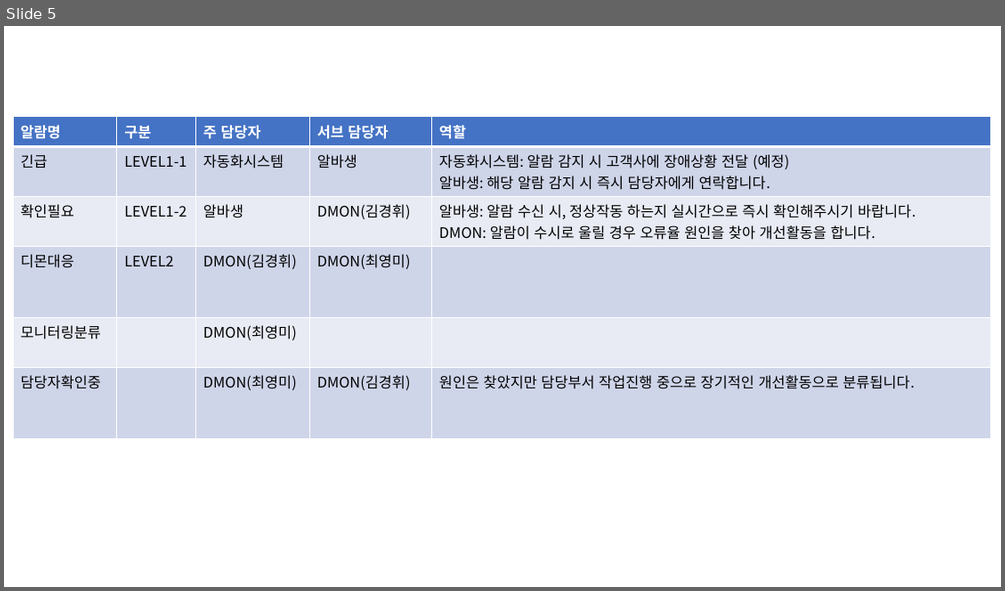
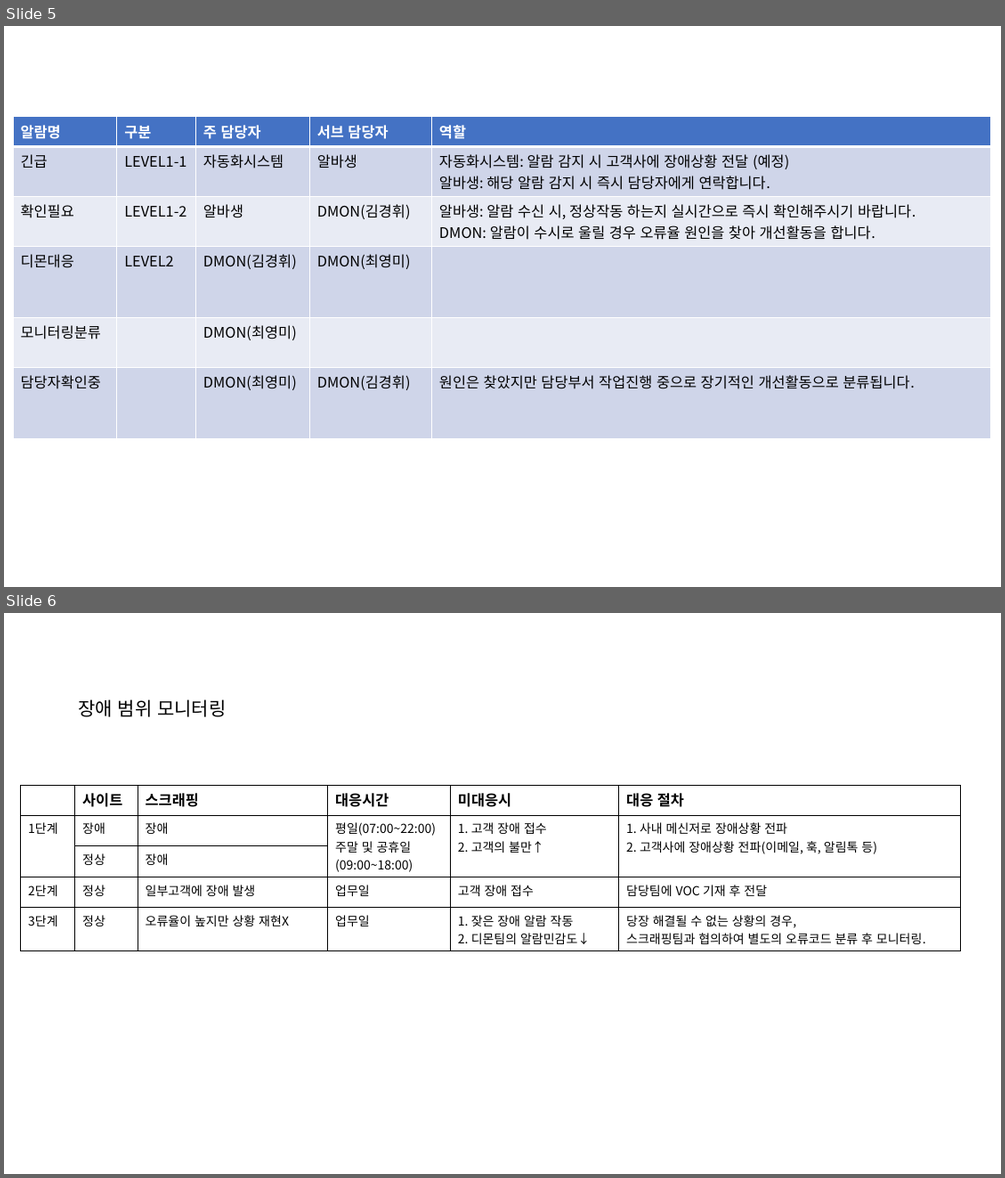
Before and after one commit to kwicmanual/kwicmanual.github.io, a slide deck: 매뉴얼.pptx. Shown one above the other, each under a label of ours: slide 5 before the commit, slides 5 and 6 after it. The pictures are 1005x591 and 1005x1178 pixels, drawn with LibreOffice and Linux fonts; fonts in the diff are those of the drawing. Boxes give left, top, right and bottom in pixels: in the first picture for what was removed or moved away, otherwise in the second. Text is boxed around its words. In the diff, an @@ line names an element or a change of style, - is before the commit and + after.

Commit message:
디몬팀원 업무매뉴얼 업데이트함.

```diff
--- a/매뉴얼.pptx
+++ b/매뉴얼.pptx
@@ slide 6 added at [4,613,1001,1174], background #FFFFFF @@
@@ text added at [78,699,226,717], 18 pt, text #000000 @@
+장애 범위 모니터링
@@ table added at [20,785,961,948], 5 rows, 6 columns @@
+ | 사이트 | 스크래핑 | 대응시간 | 미대응시 | 대응 절차
+1단계 | 장애 | 장애 | 평일(07:00~22:00) / 주말 및 공휴일(09:00~18:00) | 1. 고객 장애 접수 / 2. 고객의 불만↑ | 1. 사내 메신저로 장애상황 전파 / 2. 고객사에 장애상황 전파(이메일, 훅, 알림톡 등)
+ | 정상 | 장애 |  |  | 
+2단계 | 정상 | 일부고객에 장애 발생 | 업무일 | 고객 장애 접수 | 담당팀에 VOC 기재 후 전달
+3단계 | 정상 | 오류율이 높지만 상황 재현X | 업무일 | 1. 잦은 장애 알람 작동 / 2. 디몬팀의 알람민감도↓ | 당장 해결될 수 없는 상황의 경우, / 스크래핑팀과 협의하여 별도의 오류코드 분류 후 모니터링.
```
Also in this commit, not shown: 2 other slides added, 5 other files.
